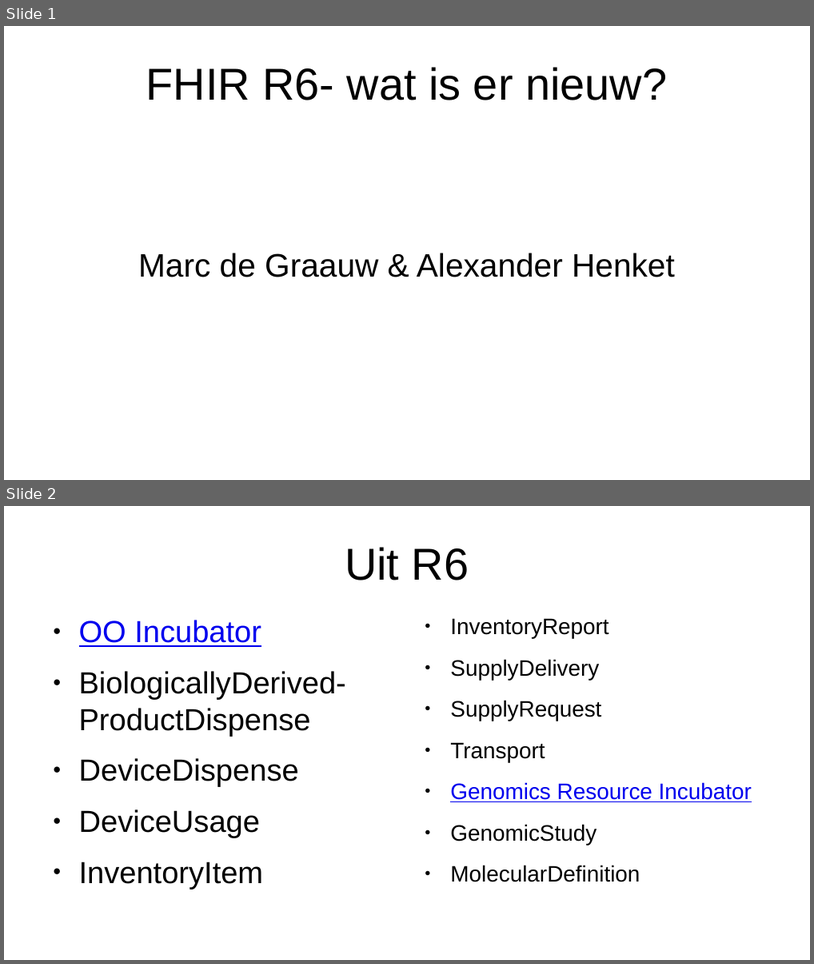
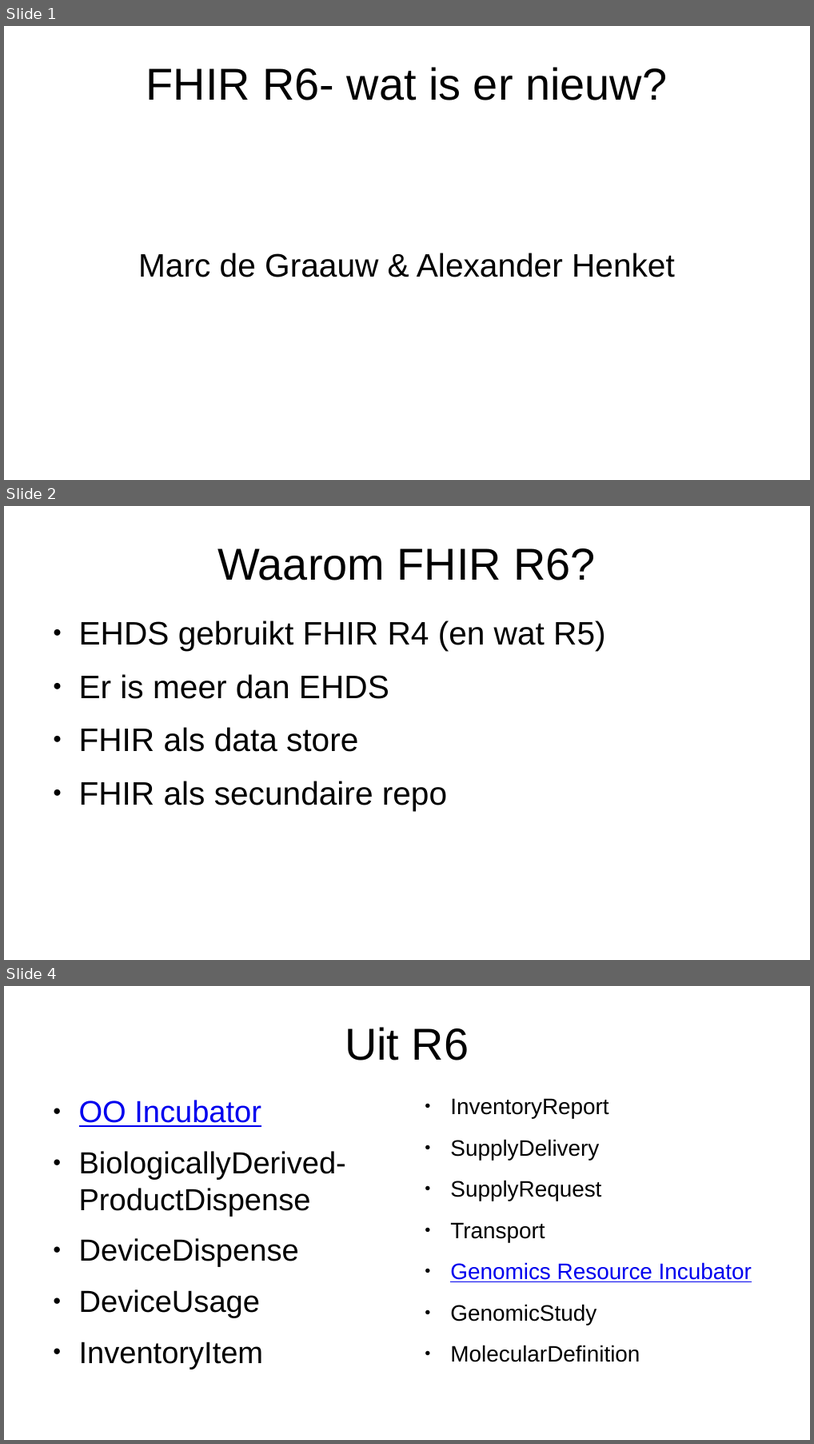
Before and after one commit to mgraauw/fhir-r6-slides, a slide deck: FHIR R6 wat is er nieuw.pptx. Shown one above the other, each under a label of ours: slides 1 and 2 before the commit, slides 1, 2 and 4 after it; the slides between them are not shown. The pictures are 814x964 and 814x1444 pixels, drawn with LibreOffice and Linux fonts; fonts in the diff are those of the drawing. Boxes give left, top, right and bottom in pixels: in the first picture for what was removed or moved away, otherwise in the second. Text is boxed around its words. In the diff, an @@ line names an element or a change of style, - is before the commit and + after.

```diff
--- a/FHIR R6 wat is er nieuw.pptx
+++ b/FHIR R6 wat is er nieuw.pptx
@@ slide 2 added at bbox=[4, 506, 810, 960], background #FFFFFF @@
@@ title added at bbox=[218, 548, 595, 580], 44 pt, text #000000 @@
+Waarom FHIR R6?
@@ text added at bbox=[79, 620, 606, 811], 32 pt, text #000000 @@
+● EHDS gebruikt FHIR R4 (en wat R5)
+● Er is meer dan EHDS
+● FHIR als data store
+● FHIR als secundaire repo
@@ what was slide 2 is now slide 4 @@
```
Also in this commit, not shown: 1 other slide added, 3 other files.
